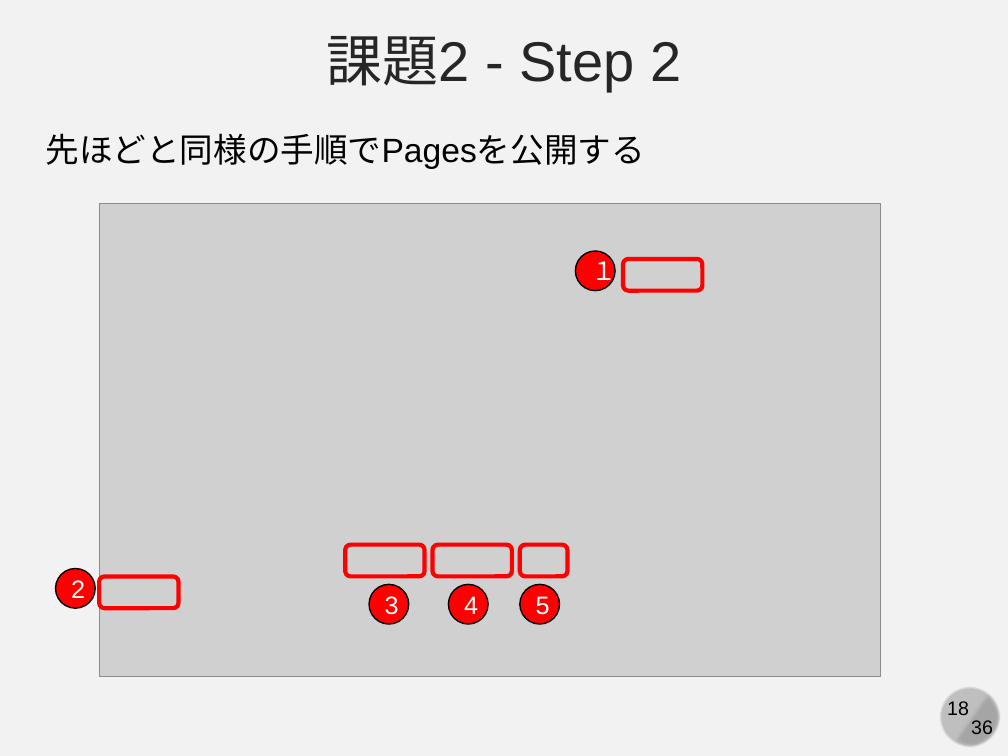
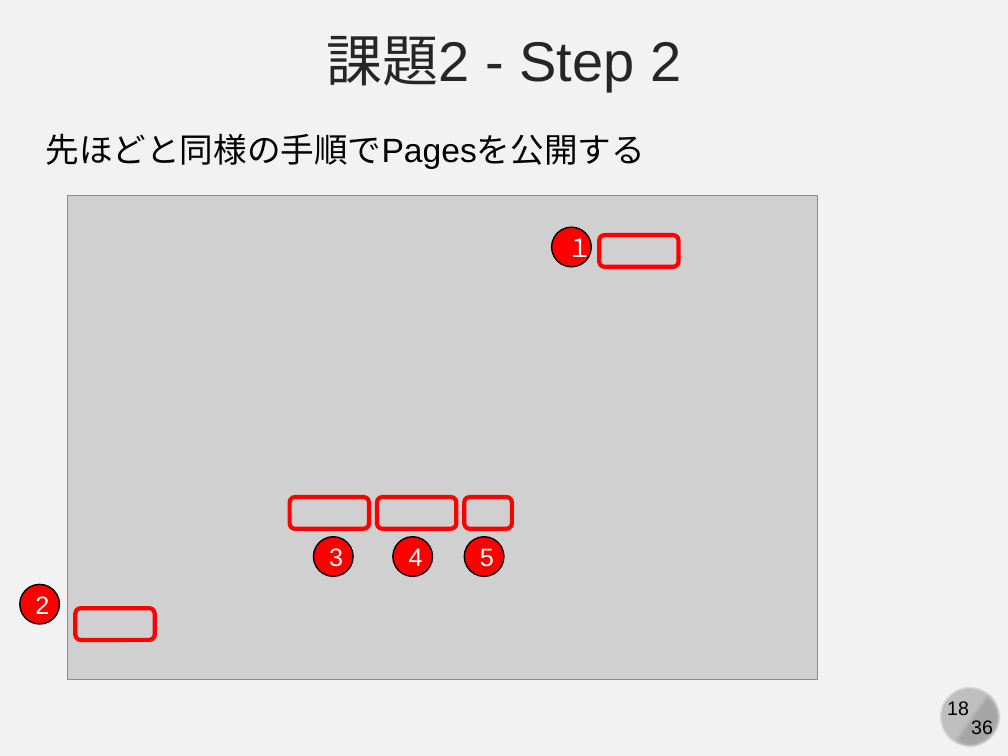
Before and after one commit to kaityo256/github, a slide deck: slide 18 of practice_github_advanced/fig/slide.pptx. Drawn at 1008x756 pixels with LibreOffice and Linux fonts; fonts in the diff are those of the drawing; grey boxes stand for pictures. Boxes give left, top, right and bottom in pixels: in the first picture for what was removed or moved away, otherwise in the second. Text is boxed around its words. In the diff, an @@ line names an element or a change of style, - is before the commit and + after.

```diff
--- a/practice_github_advanced/fig/slide.pptx
+++ b/practice_github_advanced/fig/slide.pptx
@@ picture: place and size @@
-picture at (99, 204, 881, 676)
+picture at (68, 196, 817, 680)
@@ ellipse "１": place and size @@
-ellipse "１" at (576, 251, 615, 290)
+ellipse "１" at (551, 227, 591, 266)
@@ rounded rectangle: place and size @@
-rounded rectangle at (623, 259, 703, 290)
+rounded rectangle at (599, 235, 678, 266)
@@ 3 rounded rectangles: place and size @@
-3 rounded rectangles at (346, 544, 568, 576)
+3 rounded rectangles at (289, 497, 512, 528)
@@ 3 ellipses: place and size @@
-3 ellipses at (369, 585, 559, 624)
+3 ellipses at (313, 536, 504, 576)
@@ ellipse "2": place and size @@
-ellipse "2" at (55, 569, 95, 608)
+ellipse "2" at (20, 585, 59, 624)
@@ rounded rectangle: place and size @@
-rounded rectangle at (99, 577, 178, 608)
+rounded rectangle at (76, 608, 155, 639)
```
Also in this commit, not shown: 3 other slides changed.
